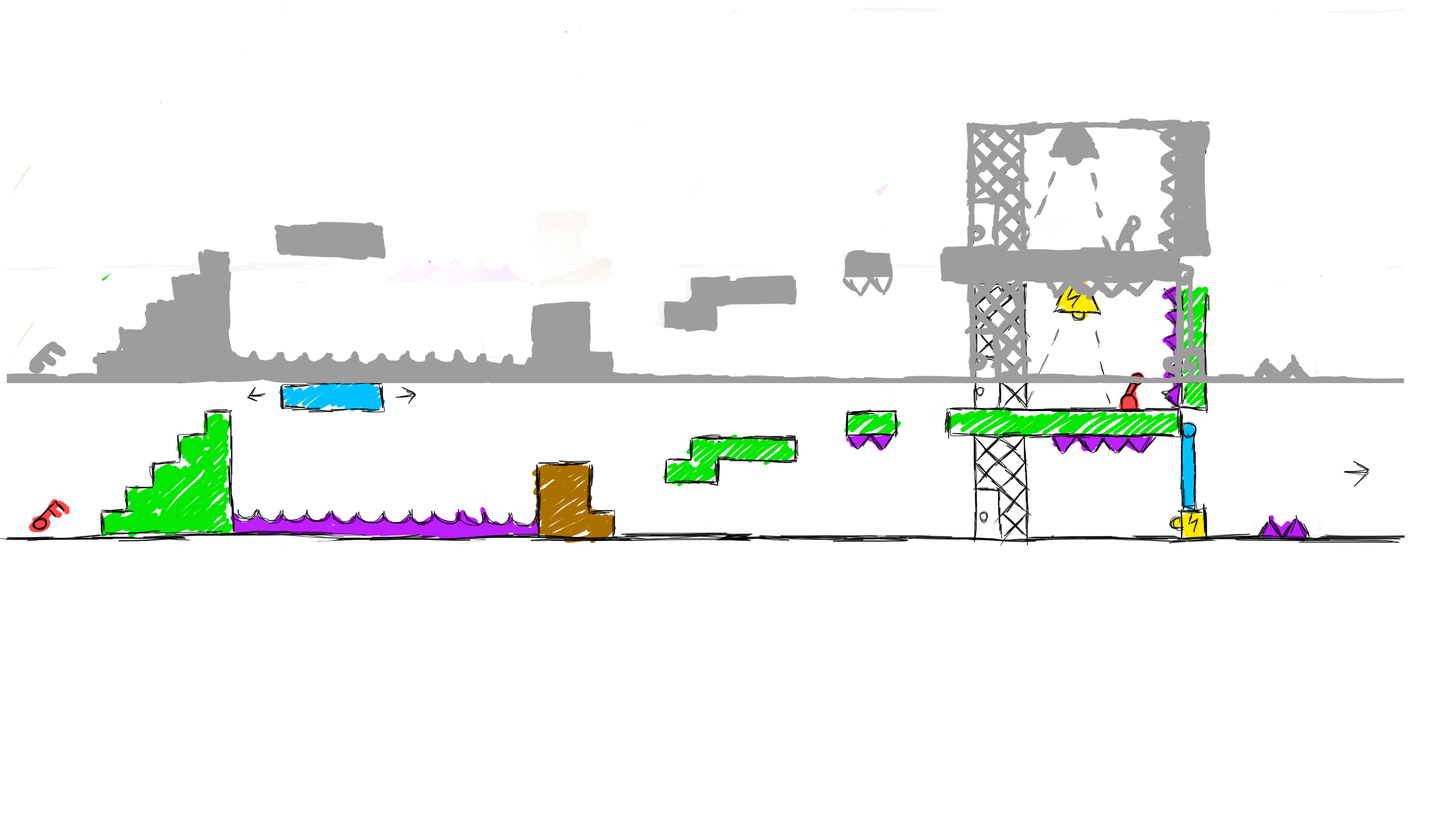
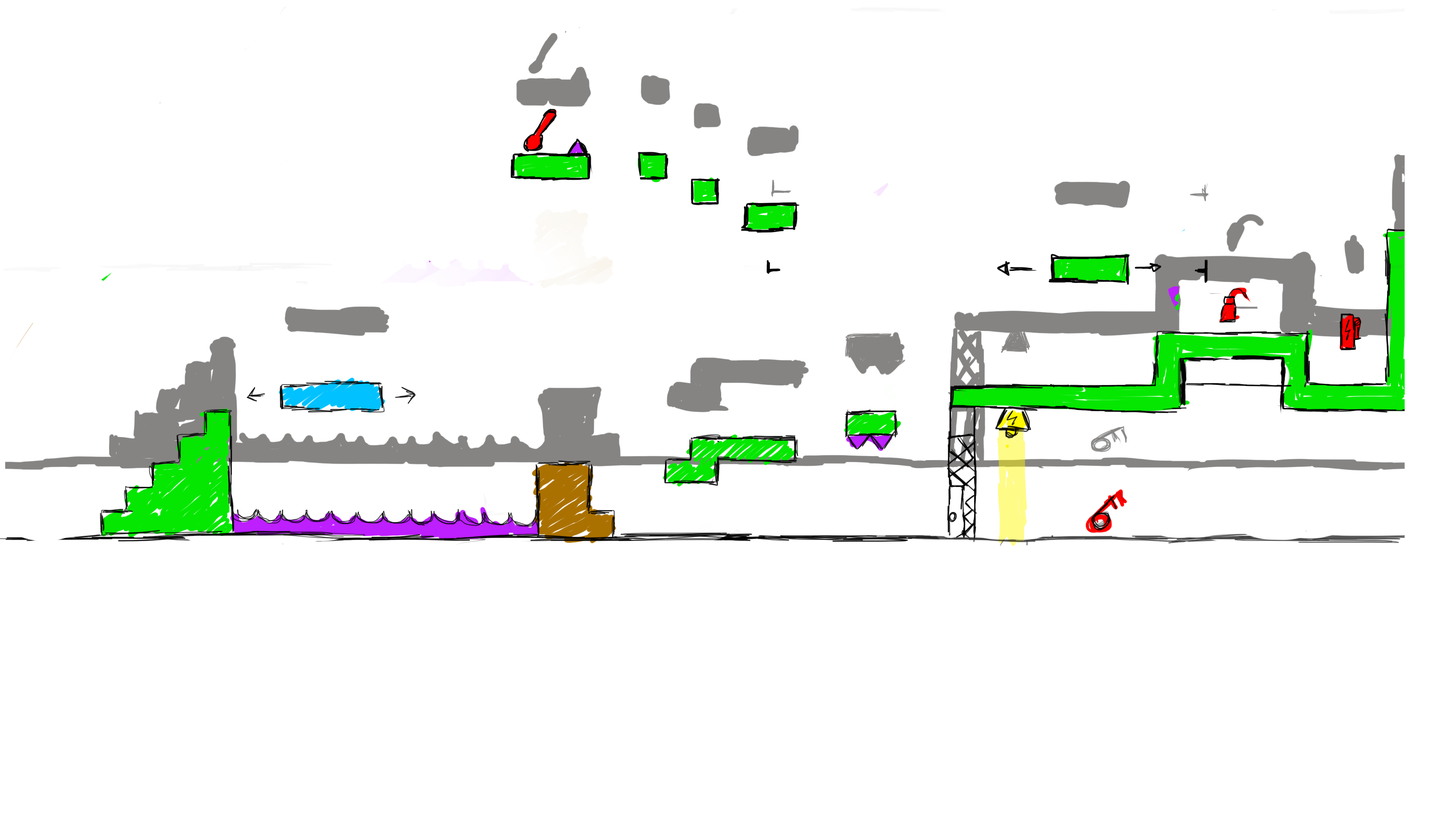
The second 1454 × 828 image is a revision of the first. Changes to its layers:
painted on "Layer 2" over (0, 6, 1405, 547)
painted on "Identificadores" over (28, 108, 1405, 547)
renamed "Layer 4" to "Layer 3", moved it below "Identificadores", painted on it over (5, 32, 1405, 534)
